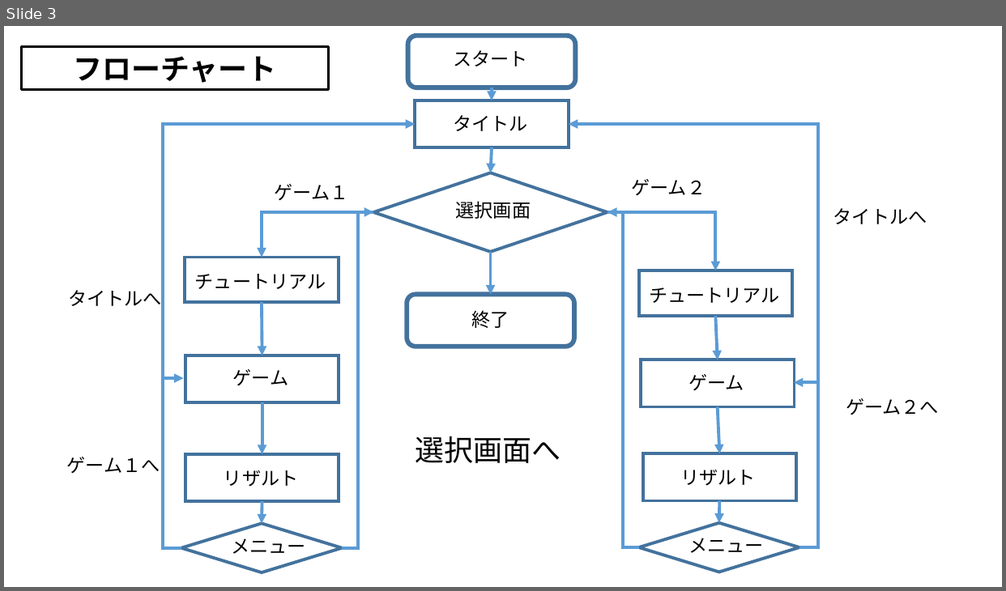
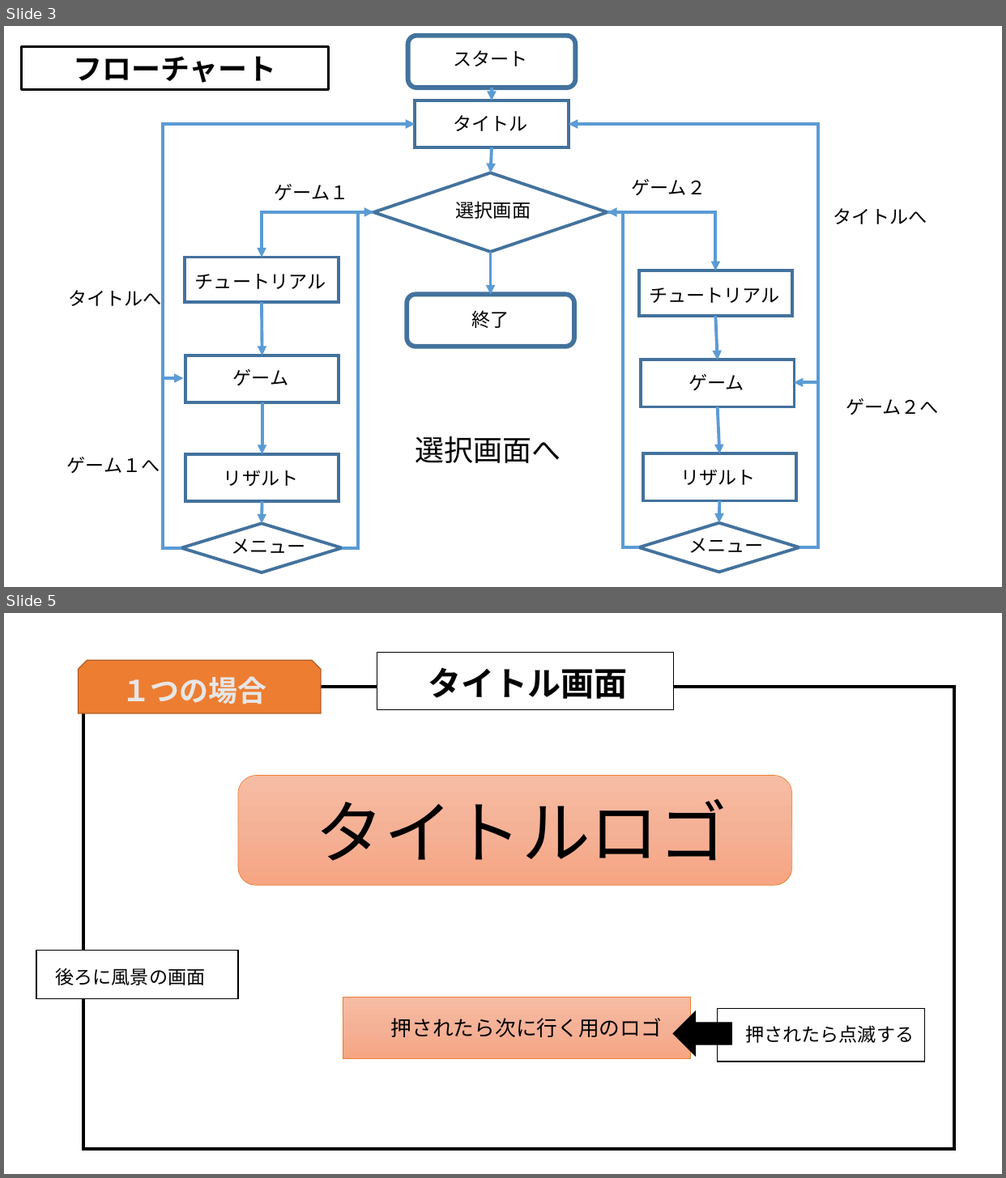
Before and after one commit to MizukiKato0416/sotsugyou_time_kato, a slide deck: 卒業制作_大元_ミニゲーム大全（仮）.pptx. Shown one above the other, each under a label of ours: slide 3 before the commit, slides 3 and 5 after it; the slides between them are not shown. The pictures are 1006x591 and 1006x1178 pixels, drawn with LibreOffice and Linux fonts; fonts in the diff are those of the drawing. Boxes give left, top, right and bottom in pixels: in the first picture for what was removed or moved away, otherwise in the second. Text is boxed around its words. In the diff, an @@ line names an element or a change of style, - is before the commit and + after.

```diff
--- a/卒業制作_大元_ミニゲーム大全（仮）.pptx
+++ b/卒業制作_大元_ミニゲーム大全（仮）.pptx
@@ slide 5 added at bbox=[4, 613, 1002, 1174], background #FFFFFF @@
@@ snip same rect added at bbox=[78, 660, 321, 713], fill #ED7D31, outline #AF5C24 1 pt @@
@@ rectangle added at bbox=[377, 653, 673, 709], fill #FFFFFF, outline #000000 1 pt @@
@@ text added at bbox=[121, 676, 266, 705], 28 pt, text #E7E6E6, bold @@
+１つの場合
@@ text added at bbox=[428, 667, 627, 699], 32 pt, text #000000, bold @@
+タイトル画面
@@ rectangle added at bbox=[83, 687, 954, 1150], fill #FFFFFF, outline #000000 3 pt @@
@@ rounded rectangle added at bbox=[238, 776, 792, 885], fill gradient #F7BDA5 to #F5B196 to #F8A582, outline #ED7D31 0.5 pt @@
@@ text added at bbox=[316, 799, 727, 861], 66 pt, text #000000 @@
+タイトルロゴ
@@ rectangle added at bbox=[36, 951, 237, 999], fill #FFFFFF, outline #000000 1 pt @@
@@ text added at bbox=[56, 968, 206, 986], 18 pt, text #000000 @@
+後ろに風景の画面
@@ rectangle added at bbox=[343, 998, 691, 1059], fill gradient #F7BDA5 to #F5B196 to #F8A582, outline #ED7D31 0.5 pt @@
@@ text added at bbox=[391, 1018, 662, 1037], 20 pt, text #000000 @@
+押されたら次に行く用のロゴ
@@ left arrow added at bbox=[673, 1012, 731, 1056], fill #000000, outline #000000 1 pt @@
@@ rectangle added at bbox=[718, 1008, 926, 1062], fill #FFFFFF, outline #000000 1 pt @@
@@ text added at bbox=[745, 1025, 914, 1043], 18 pt, text #000000 @@
+押されたら点滅する
```
Also in this commit, not shown: 1 slide changed, 11 other slides added, 2 other files.
